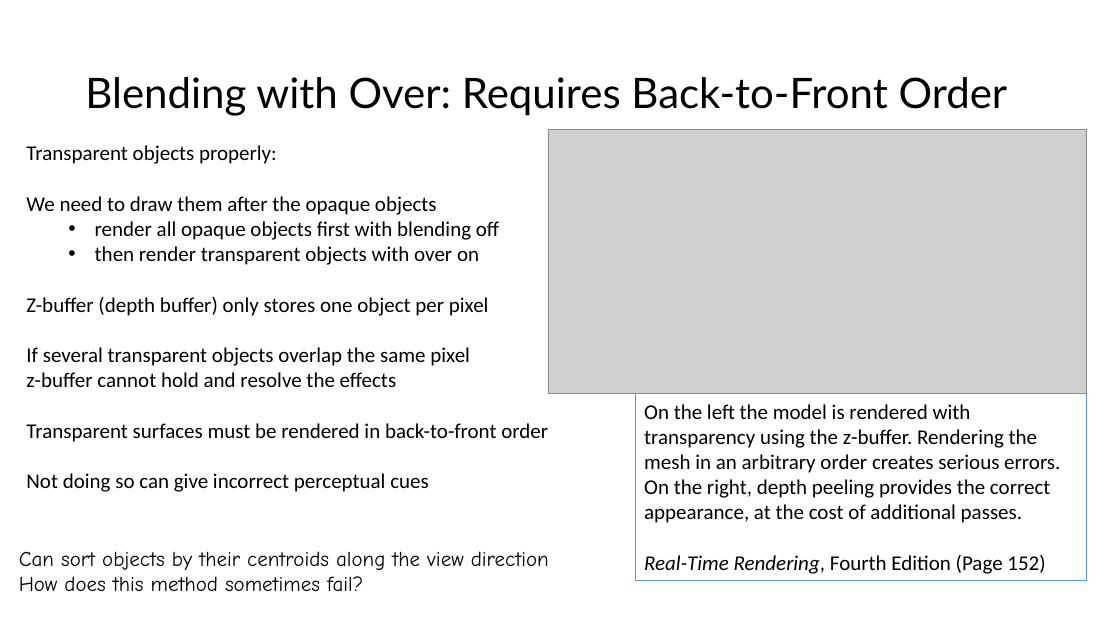
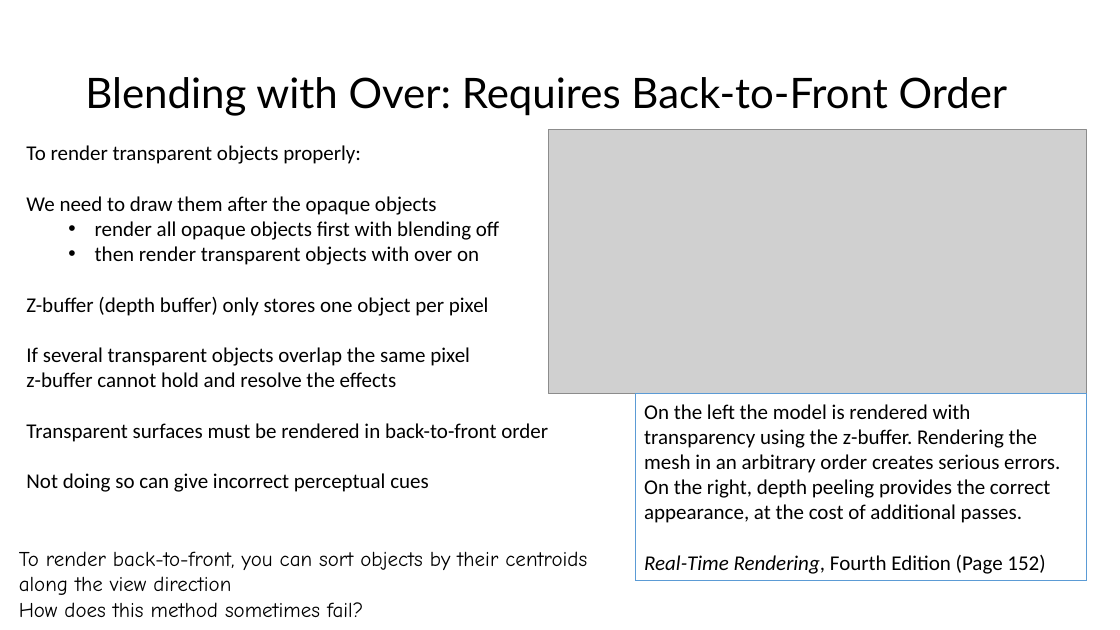
Before and after one commit to illinois-cs418/cs418CourseMaterial, a slide deck: slide 8 of Lectures/CS418-Lecture21-Compositing.pptx. Drawn at 1120x630 pixels with LibreOffice and Linux fonts; fonts in the diff are those of the drawing; grey boxes stand for pictures. Boxes give left, top, right and bottom in pixels: in the first picture for what was removed or moved away, otherwise in the second. Text is boxed around its words. In the diff, an @@ line names an element or a change of style, - is before the commit and + after.

```diff
--- a/Lectures/CS418-Lecture21-Compositing.pptx
+++ b/Lectures/CS418-Lecture21-Compositing.pptx
@@ text at [26, 145, 361, 164]: text changed @@
-Transparent objects properly:
+To render transparent objects properly:
@@ rectangle "To render back-to-front, you can ...": place and size @@
-rectangle "To render back-to-front, you can ..." at [10, 542, 621, 602]
+rectangle "To render back-to-front, you can ..." at [10, 542, 621, 627]
@@ text in rectangle at [19, 551, 587, 595]: text changed @@
-Can sort objects by their centroids along the view direction
+To render back-to-front, you can sort objects by their centroids along the view direction
```
Also in this commit, not shown: 3 other slides changed, 2 slides removed.
